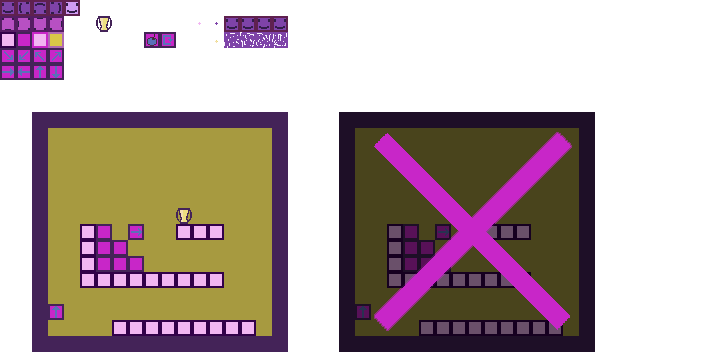
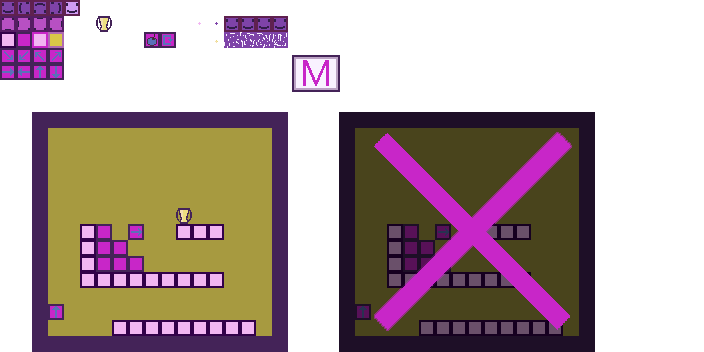
Layered file, before and after one edit (704x352). Changes by layer:
added layer "M" above "Слой 9 copy" over [303, 60, 329, 86]
added layer "Слой 9 kопировать 6 copy" above "Слой 9 kопировать 6" over [292, 55, 340, 92]
